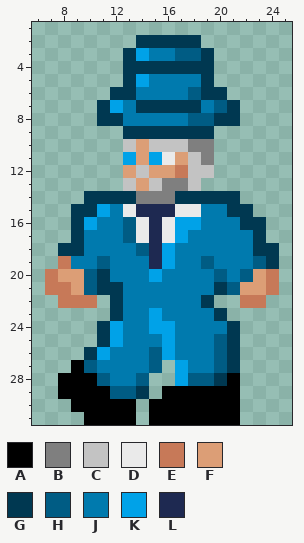
Two states of a pixel-art sprite, Save The Count/asset/senator_walk_blue.png. The picture above was drawn from the file before the commit.
The file is 32x32 pixels. Colours within 5 levels of each other are drawn and written as one. Shown: x 6..25, y 1..31.
Palette (. is transparent): A #000000  B #7f7f7f  C #c3c3c3  D #eaeaea  E #c77958  F #dc9e76  G #003851  H #005c84  J #007aae  K #00a2e8  L #1e2951
Pixels before, first column x 7:
 2 .......GGGGG......
 3 ......GKJJHHG.....
 4 ......GGGGGGG.....
 5 ......GKJJJJG.....
 6 .....GGJJJJHGG....
 7 ....GKJGGGGGJHG...
 8 ....GGJJJJJHHGG...
 9 ......GGGGGGG.....
10 ......CFCCCBB.....
11 ......KFKDFCB.....
12 ......FCFFECC.....
13 ......CFCBBC......
14 ...GGGGBBBGGGGG...
15 ..GGKJDLLLDDJJGG..
16 ..GKJJHDLDKKJJJGG.
17 ..GJJJHDLDKJJJJJG.
18 .GGJJJJHLKJJJJJJGG
19 .EJJHJJJLKJJHJJJHG
20 EFFHGJJJKJJJJHJHFE
21 EEFHGGJJJJJJJGHFFE
22 .EEE.GJJJJJJG..EE.
23 .....GJJKJJJJG....
24 ....GKJJKKJJJJG...
25 ....GKJJJKJJJHG...
26 ...GKJJJHKJJJHG...
27 ..AHJJJJH.KJJHG...
28 .AAAHJJH..KHHGA...
29 .AAAAHHG.AAAAAA...
30 ..AAAAA.AAAAAAA...
31 ...AAAA.AAAAAAA...
New version:
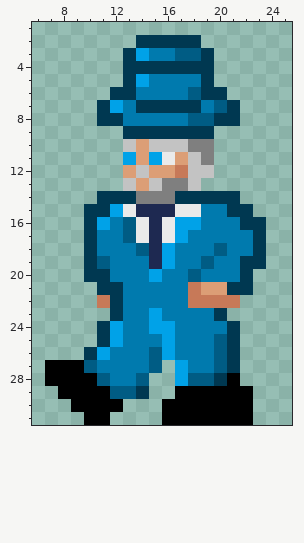
Difference:
{"y":14,"x":10,"old":"G","new":"."}
{"y":15,"x":9,"old":"G","new":"."}
{"y":15,"x":11,"old":"KJ","new":"GK"}
{"y":16,"x":9,"old":"GKJ","new":".GK"}
{"y":17,"x":9,"old":"GJ","new":".G"}
{"y":18,"x":8,"old":"GGJ","new":"..G"}
{"y":18,"x":20,"old":"J","new":"H"}
{"y":18,"x":24,"old":"G","new":"."}
{"y":19,"x":8,"old":"EJJ","new":"..G"}
{"y":19,"x":22,"old":"JHG","new":"GG."}
{"y":20,"x":7,"old":"EFFH","new":"...G"}
{"y":20,"x":18,"old":"J","new":"H"}
{"y":20,"x":20,"old":"H","new":"J"}
{"y":20,"x":22,"old":"HFE","new":"G.."}
{"y":21,"x":7,"old":"EEFH","new":"...."}
{"y":21,"x":18,"old":"JJGHFFE","new":"EFFGG.."}
{"y":22,"x":8,"old":"EEE.","new":"...E"}
{"y":22,"x":18,"old":"JG..EE","new":"EEEE.."}
{"y":27,"x":7,"old":"..","new":"AA"}
{"y":28,"x":7,"old":".","new":"A"}
{"y":29,"x":16,"old":"A","new":"."}
{"y":29,"x":22,"old":".","new":"A"}
{"y":30,"x":13,"old":"A","new":"."}
{"y":30,"x":15,"old":"A","new":"."}
{"y":30,"x":22,"old":".","new":"A"}
{"y":31,"x":12,"old":"AA","new":".."}
{"y":31,"x":15,"old":"A","new":"."}
{"y":31,"x":22,"old":".","new":"A"}
{"label":"changed","picture_box":[45,191,123,386]}
{"label":"changed","picture_box":[188,243,279,308]}
{"label":"erased","picture_box":[110,386,175,425]}
{"label":"added","picture_box":[240,386,253,425]}
